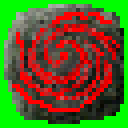
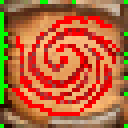
Comparing the layer stacks of the two 128×128 images. Changes:
renamed "polarray.png" to "polarray - Copy.png", painted on it over 12, 12, 124, 116
showed "Spell-A BGND" over 0, 0, 128, 128
hid "Spell-B BGND" over 0, 0, 128, 128
